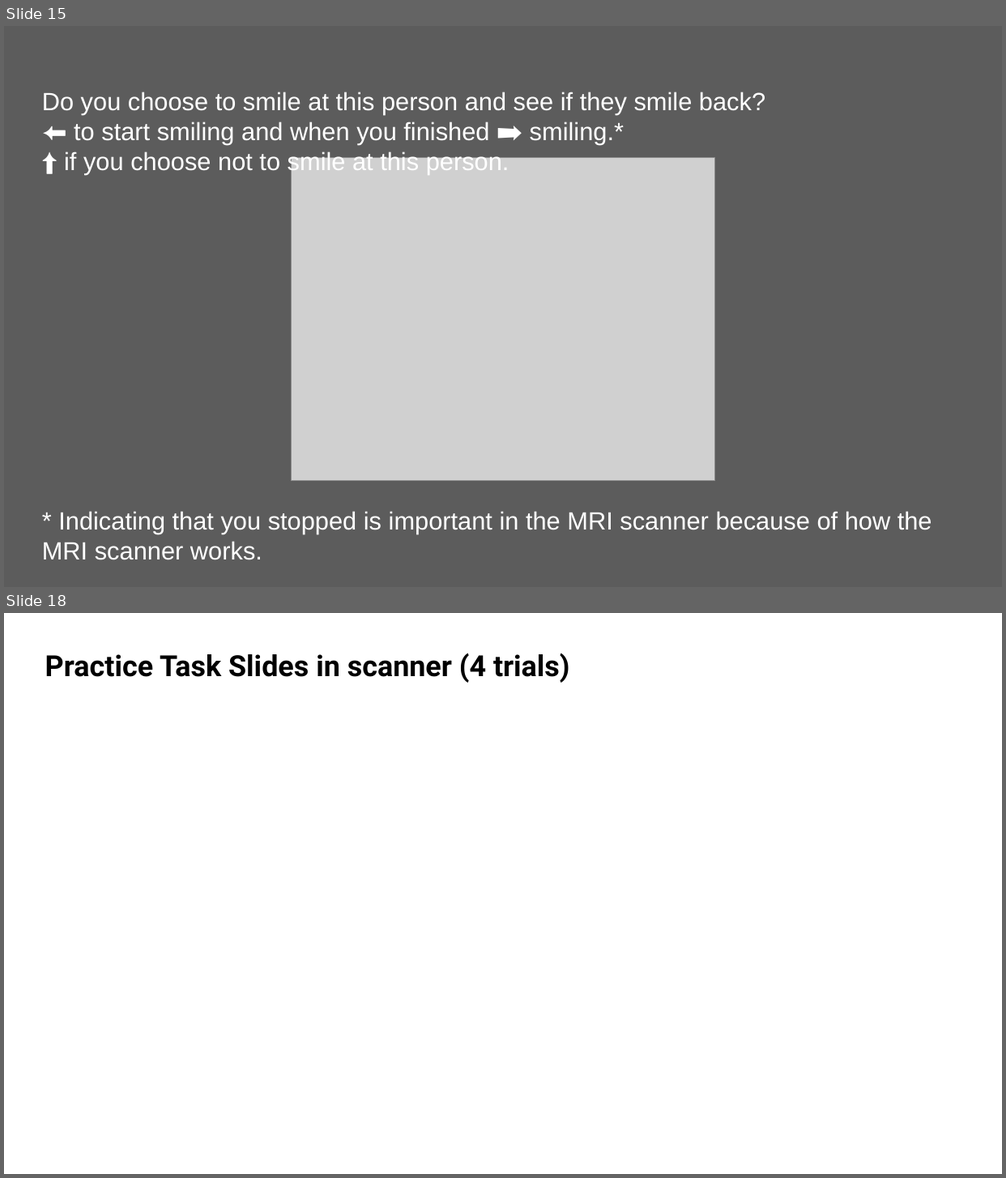
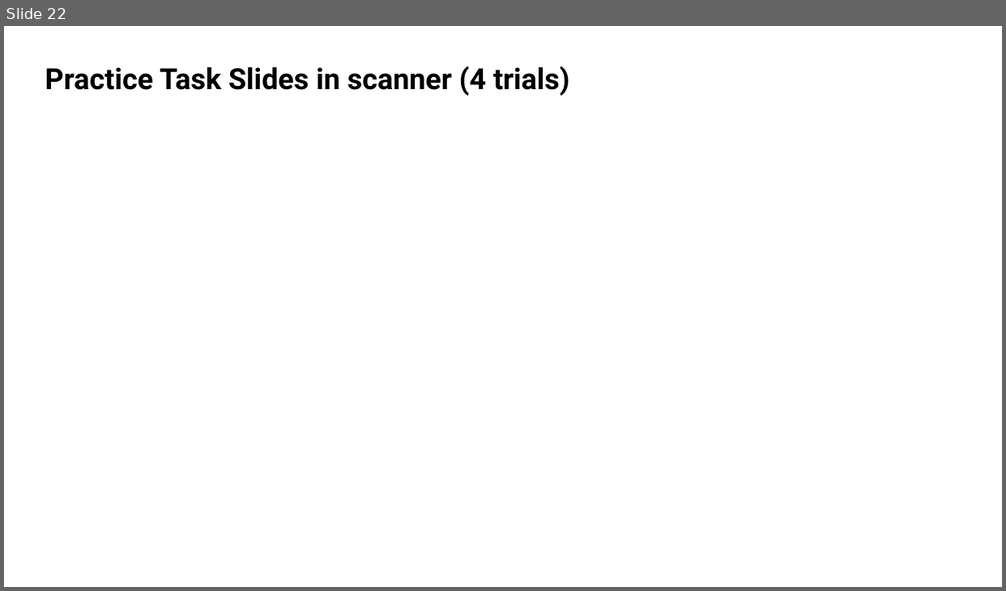
Before and after one commit to kwellstein/social_affective_prediction_task, a slide deck: task/stimuli/originals_SAP_Task.pptx. Shown one above the other, each under a label of ours: slides 15 and 18 before the commit, slide 22 after it; the slides between them are not shown. The pictures are 1006x1178 and 1006x591 pixels, drawn with LibreOffice and Linux fonts; fonts in the diff are those of the drawing; grey boxes stand for pictures. Boxes give left, top, right and bottom in pixels: in the first picture for what was removed or moved away, otherwise in the second. Text is boxed around its words. In the diff, an @@ line names an element or a change of style, - is before the commit and + after.

```diff
--- a/task/stimuli/originals_SAP_Task.pptx
+++ b/task/stimuli/originals_SAP_Task.pptx
@@ slide 15 removed at <box>4,26,1002,587</box>, background #5C5C5C @@
@@ text removed at <box>42,92,932,561</box> @@
-Do you choose to smile at this person and see if they smile back?
-⬅ to start smiling and when you finished ➡︎ smiling.*
-⬆︎ if you choose not to smile at this person.
-* Indicating that you stopped is important in the MRI scanner because of how the MRI scanner works.
@@ picture removed at <box>292,158,715,481</box> @@
@@ what was slide 18 is now slide 22 @@
```
Also in this commit, not shown: 5 slides changed, 16 slides added, 30 other slides removed, 50 other files.
